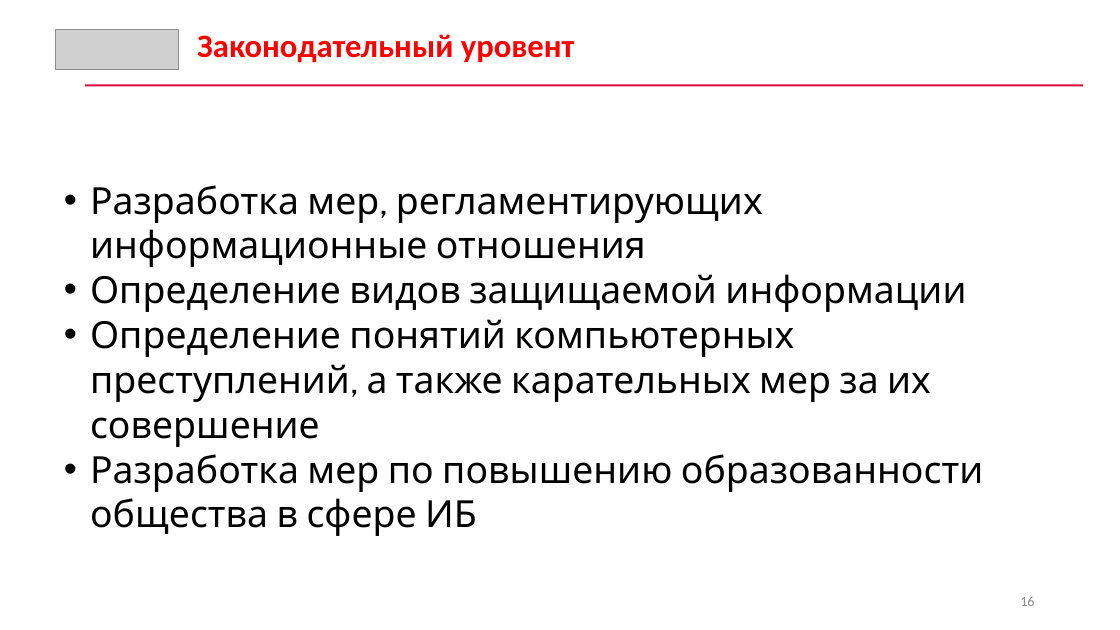
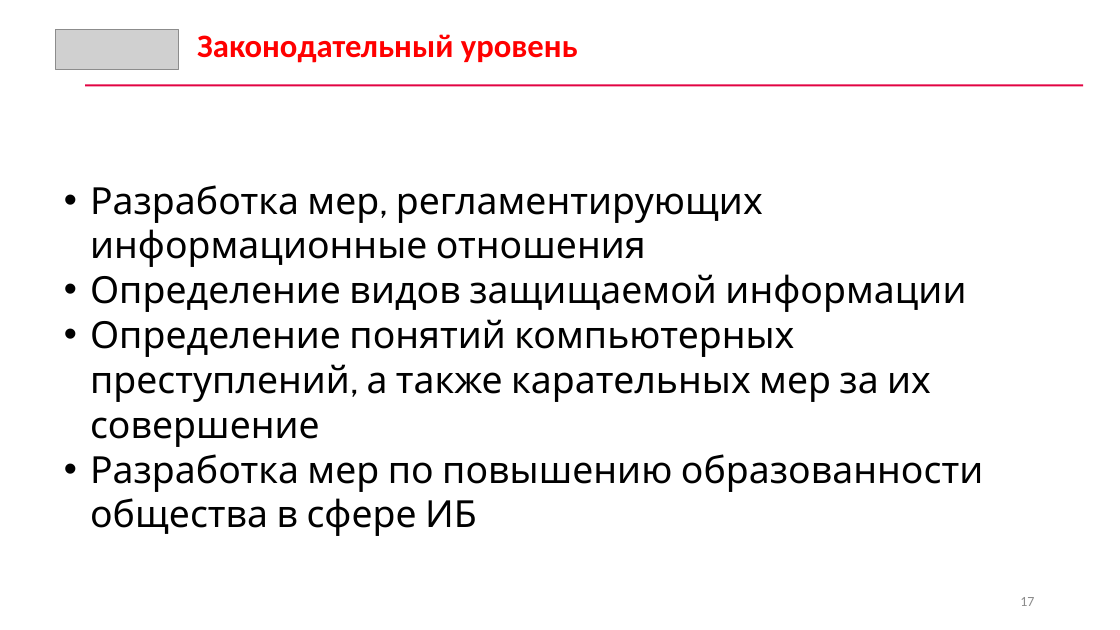
Before and after one commit to CyberLympha/AI-for-IS-Course, a slide deck: slide 17 of Лекции/Введение. Основы ИБ.pptx (slide 16 before the commit). Drawn at 1120x630 pixels with LibreOffice and Linux fonts; fonts in the diff are those of the drawing; grey boxes stand for pictures. Boxes give left, top, right and bottom in pixels: in the first picture for what was removed or moved away, otherwise in the second. Text is boxed around its words. In the diff, an @@ line names an element or a change of style, - is before the commit and + after.

```diff
--- a/Лекции/Введение. Основы ИБ.pptx
+++ b/Лекции/Введение. Основы ИБ.pptx
@@ text at [197,34,578,63]: text changed @@
-Законодательный уровент
+Законодательный уровень
@@ page number at [1020,597,1034,606]: text changed @@
-16
+17
```
Also in this commit, not shown: 10 other slides changed, 1 slide added, 3 other files.
